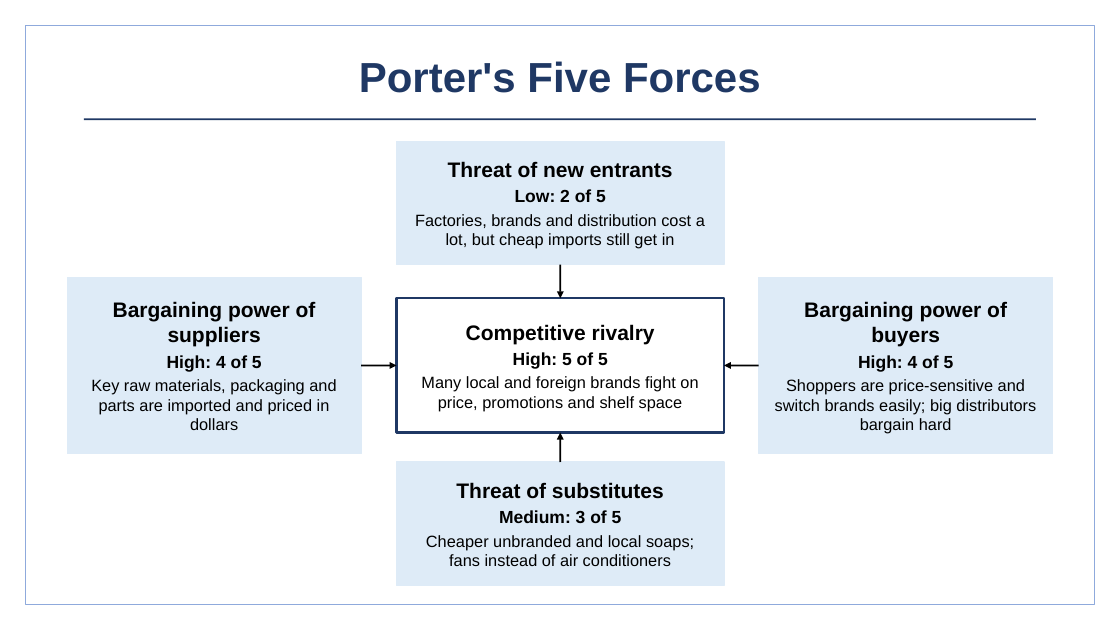
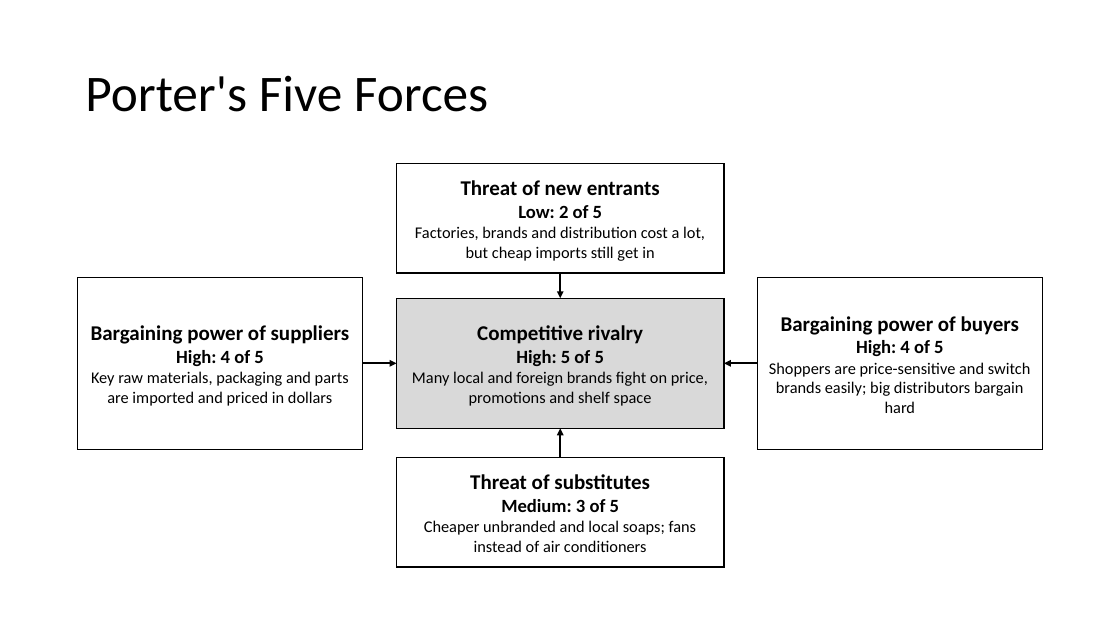
Before and after one commit to BadboyVee/BlackHoleeee, a slide deck: slide 11 of pz-analysis/PZ_Nigeria_Analysis.pptx (slide 10 before the commit). Drawn at 1120x630 pixels with LibreOffice and Linux fonts; fonts in the diff are those of the drawing. Boxes give left, top, right and bottom in pixels: in the first picture for what was removed or moved away, otherwise in the second. Text is boxed around its words. In the diff, an @@ line names an element or a change of style, - is before the commit and + after.

```diff
--- a/pz-analysis/PZ_Nigeria_Analysis.pptx
+++ b/pz-analysis/PZ_Nigeria_Analysis.pptx
@@ rectangle removed at (25,25,1095,605) @@
@@ title "Porter's Five Forces": place and size @@
-title "Porter's Five Forces" at (359,61,761,93)
+title "Porter's Five Forces" at (85,75,488,112)
@@ title "Porter's Five Forces" at (85,75,488,112): size 36 to 44 pt, font Arial to Calibri, text colour #1F3864 to #000000, bold off; alignment centre to left; line spacing 1 to 0.9 @@
@@ line removed from (84, 119) to (1036, 119) @@
@@ rectangle removed at (397,141,724,265) @@
@@ rectangle "Threat of new entrants": place and size @@
-rectangle "Threat of new entrants" at (415,161,705,249)
+rectangle "Threat of new entrants" at (397,164,724,273)
@@ rectangle "Threat of new entrants" at (397,164,724,273): font Arial to Calibri; size 15 to 16 pt in "Low: 2 of 5"; less space between paragraphs; fill none to #FFFFFF; outline none to #000000 1 pt @@
@@ rectangle removed at (67,277,361,454) @@
@@ rectangle "Bargaining power of suppliers": place and size @@
-rectangle "Bargaining power of suppliers" at (91,301,336,430)
+rectangle "Bargaining power of suppliers" at (77,277,363,450)
@@ rectangle "Bargaining power of suppliers" at (77,277,363,450): font Arial to Calibri; size 15 to 16 pt in "High: 4 of 5"; less space between paragraphs; fill none to #FFFFFF; outline none to #000000 1 pt @@
@@ rectangle "Competitive rivalry": place and size @@
-rectangle "Competitive rivalry" at (421,324,698,412)
+rectangle "Competitive rivalry" at (397,298,724,429)
@@ rectangle "Competitive rivalry" at (397,298,724,429): font Arial to Calibri; size 15 to 16 pt in "High: 5 of 5"; less space between paragraphs; fill none to #D9D9D9; outline none to #000000 1 pt @@
@@ rectangle removed at (397,298,724,433) @@
@@ arrow moved from (560, 265) - (560, 298) to (560, 273) - (560, 298) @@
@@ rectangle "Bargaining power of buyers" at (757,277,1043,450): font Arial to Calibri; size 15 to 16 pt in "High: 4 of 5"; less space between paragraphs; fill none to #FFFFFF; outline none to #000000 1 pt @@
@@ rectangle "Bargaining power of buyers": place and size @@
-rectangle "Bargaining power of buyers" at (775,301,1036,434)
+rectangle "Bargaining power of buyers" at (757,277,1043,450)
@@ rectangle removed at (759,277,1053,454) @@
@@ arrow moved from (724, 365) - (759, 365) to (757, 364) - (724, 364) @@
@@ arrow (757, 364) - (724, 364): arrowheads changed @@
@@ arrow moved from (560, 433) - (560, 462) to (560, 458) - (560, 429) @@
@@ arrow (560, 458) - (560, 429): arrowheads changed @@
@@ rectangle "Threat of substitutes": place and size @@
-rectangle "Threat of substitutes" at (426,482,694,566)
+rectangle "Threat of substitutes" at (397,458,724,567)
@@ rectangle "Threat of substitutes" at (397,458,724,567): font Arial to Calibri; size 15 to 16 pt in "Medium: 3 of 5"; less space between paragraphs; fill none to #FFFFFF; outline none to #000000 1 pt @@
@@ rectangle removed at (397,462,724,586) @@
```
Also in this commit, not shown: 12 other slides changed, 2 slides added, 10 other files.
